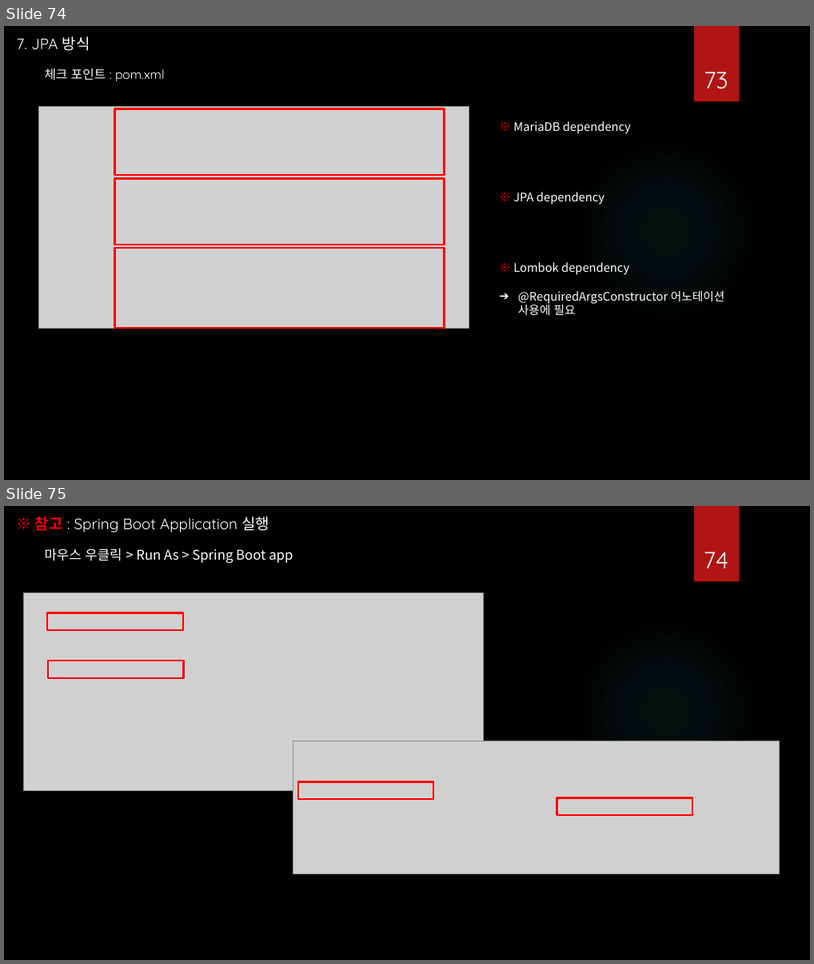
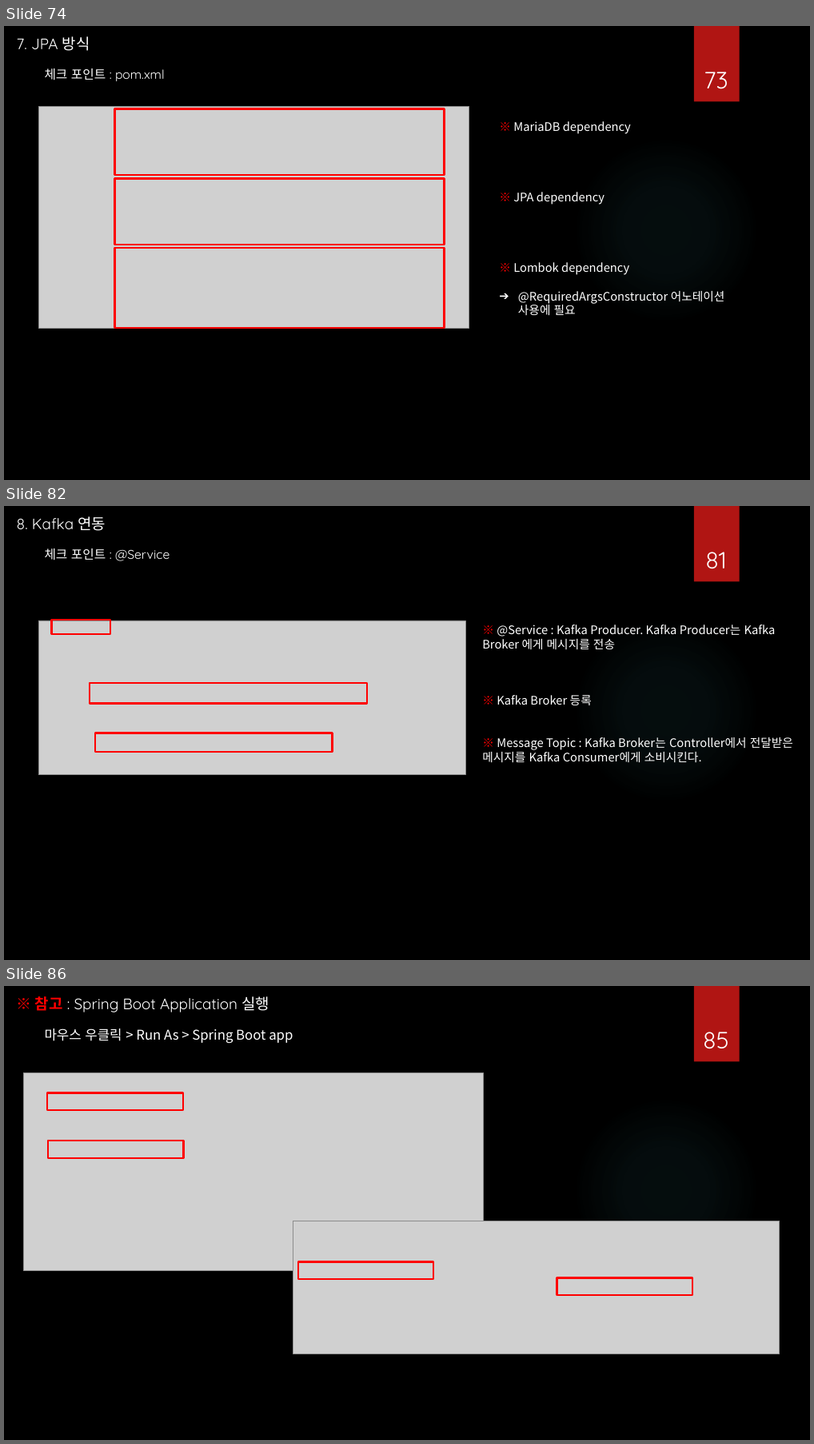
Before and after one commit to hancha123/Spring-Boot, a slide deck: Spring Boot Template.pptx. Shown one above the other, each under a label of ours: slides 74 and 75 before the commit, slides 74, 82 and 86 after it; the slides between them are not shown. The pictures are 814x964 and 814x1444 pixels, drawn with LibreOffice and Linux fonts; fonts in the diff are those of the drawing; grey boxes stand for pictures; background and template pictures are left out. Boxes give left, top, right and bottom in pixels: in the first picture for what was removed or moved away, otherwise in the second. Text is boxed around its words. In the diff, an @@ line names an element or a change of style, - is before the commit and + after.

```diff
--- a/Spring Boot Template.pptx
+++ b/Spring Boot Template.pptx
@@ slide 82 added at <box>4,506,810,960</box>, background picture (left out); not listed: 2 template elements that a slide beside it also shows @@
@@ text added at <box>17,516,106,531</box>, 18 pt, text #FFFFFF @@
+8. Kafka 연동
@@ text added at <box>45,548,170,561</box>, 15 pt, text #FFFFFF @@
+체크 포인트 : @Service
@@ page number added at <box>706,552,726,569</box>, 28 pt, text #FFFFFF @@
+81
@@ picture added at <box>38,620,466,775</box> @@
@@ rectangle added at <box>52,620,110,634</box>, outline #FF0000 2.25 pt @@
@@ text added at <box>482,624,794,762</box>, 14 pt, text #FFFFFF @@
+※ @Service : Kafka Producer. Kafka Producer는 Kafka Broker 에게 메시지를 전송
+※ Kafka Broker 등록
+※ Message Topic : Kafka Broker는 Controller에서 전달받은 메시지를 Kafka Consumer에게 소비시킨다.
@@ rectangle added at <box>90,683,367,704</box>, outline #FF0000 2.25 pt @@
@@ rectangle added at <box>95,733,333,752</box>, outline #FF0000 2.25 pt @@
@@ what was slide 75 is now slide 86 @@
@@ page number at <box>703,1032,730,1049</box>: text changed @@
-74
+85
```
Also in this commit, not shown: 1 slide changed, 10 other slides added.
